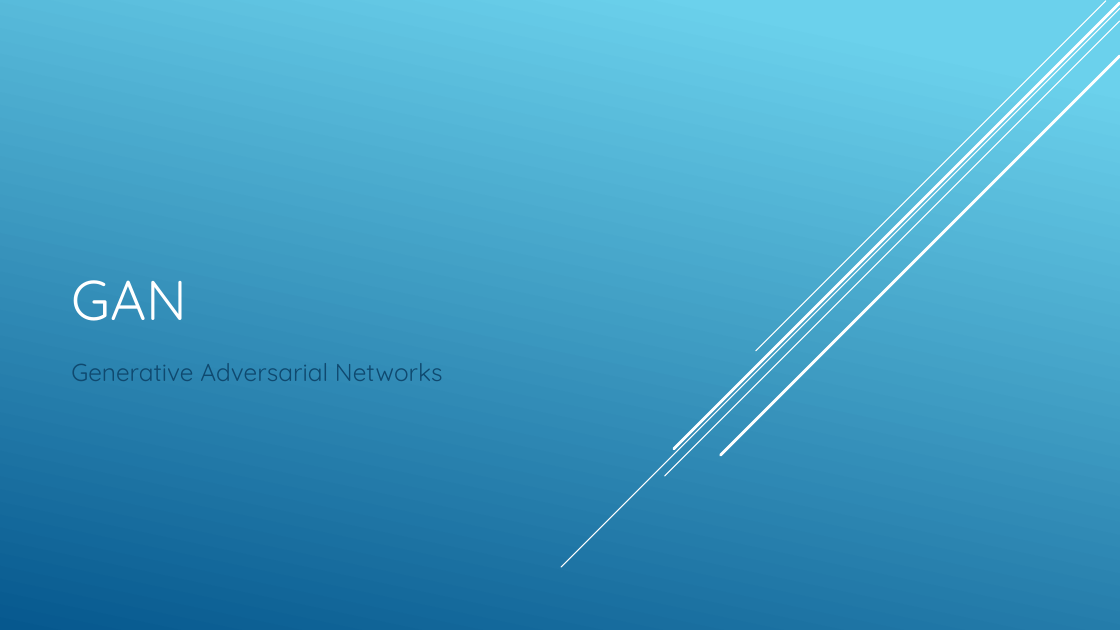
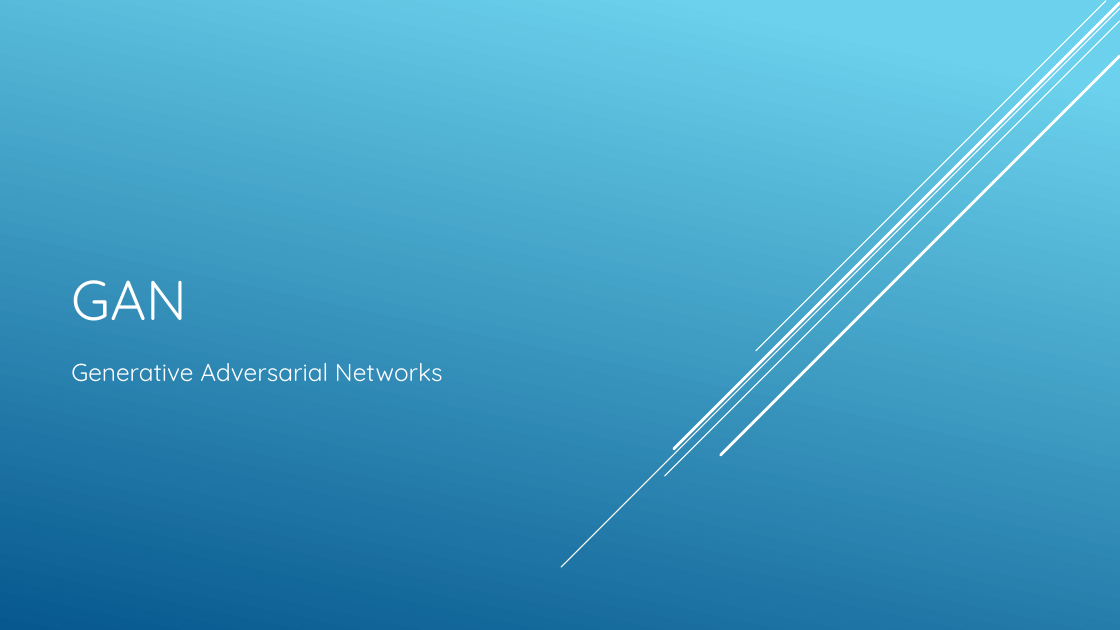
Before and after one commit to LucaRitz/informatik_seminar_gan, a slide deck: slide 1 of GAN.pptx. Drawn at 1120x630 pixels with LibreOffice and Linux fonts; fonts in the diff are those of the drawing. Boxes give left, top, right and bottom in pixels: in the first picture for what was removed or moved away, otherwise in the second. Text is boxed around its words. In the diff, an @@ line names an element or a change of style, - is before the commit and + after.

```diff
--- a/GAN.pptx
+++ b/GAN.pptx
@@ subtitle "Generative Adversarial Networks" at <box>71,363,443,382</box>: text colour #0F496F to #FFFFFF @@
```
Also in this commit, not shown: 10 other slides changed.
